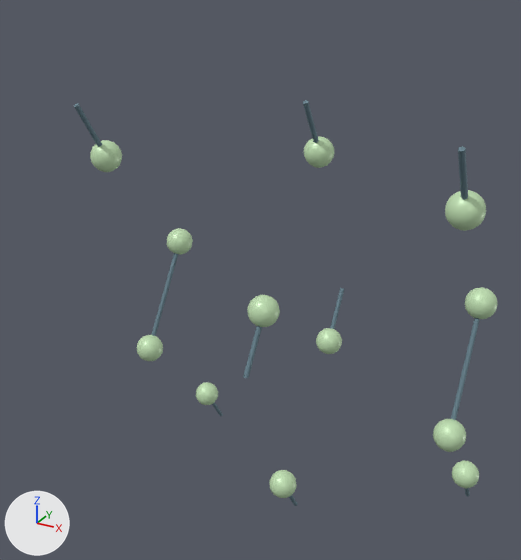
The glTF model ChemDex/assets/periodic-table/crystals/nguyen-to-i.glb, before and after one commit.
Camera for both pictures: a 50 mm lens placed at (6.06, -12.83, 7.35), pointed at (-0.96, -0.05, 0.96). The lights are fixed; the arrows at lower left show +X, +Y and +Z. The older version comes first.

Script lines for the objects in view, before the commit:
```python
ob_i___i___1_002 = bpy.data.objects.new('I · I · 1.002', me_mesh_0)
ob_i___i___1_002.parent = ob_iodine
ob_i___i___1_002.location = (3.635, -3.11, 1.132)
ob_mesh_1 = bpy.data.objects.new('Mesh_1', me_mesh_1)
ob_mesh_1.parent = ob_node_12
ob_mesh_1.location = (0.0, -0.358, 0.566)
ob_mesh_1.rotation_euler = (-2.578, 0.0, 0.0)  # degrees (-148, 0, 0)
ob_mesh_1.scale = (0.055, 0.055, 1.34)
ob_mesh_1_001 = bpy.data.objects.new('Mesh_1.001', me_mesh_1)
ob_mesh_1_001.parent = ob_node_12
ob_mesh_1_001.location = (0.0, -4.432, 9.227)
ob_mesh_1_001.rotation_euler = (-2.578, 0.0, 0.0)  # degrees (-148, 0, 0)
ob_mesh_1_001.scale = (0.055, 0.055, 1.34)
ob_mesh_1_002 = bpy.data.objects.new('Mesh_1.002', me_mesh_1)
ob_mesh_1_002.parent = ob_node_12
ob_mesh_1_002.location = (7.27, -0.358, 0.566)
ob_mesh_1_002.rotation_euler = (-2.578, 0.0, 0.0)  # degrees (-148, 0, 0)
ob_mesh_1_002.scale = (0.055, 0.055, 1.34)
ob_mesh_1_005 = bpy.data.objects.new('Mesh_1.005', me_mesh_1)
ob_mesh_1_005.parent = ob_node_12
ob_mesh_1_005.location = (3.635, -2.037, 9.227)
ob_mesh_1_005.rotation_euler = (-2.578, 0.0, 0.0)  # degrees (-148, 0, 0)
ob_mesh_1_005.scale = (0.055, 0.055, 1.34)
ob_mesh_1_006 = bpy.data.objects.new('Mesh_1.006', me_mesh_1)
ob_mesh_1_006.parent = ob_node_12
ob_mesh_1_006.location = (0.0, -2.395, 4.897)
ob_mesh_1_006.rotation_euler = (2.578, 0.0, 0.0)  # degrees (148, 0, 0)
ob_mesh_1_006.scale = (0.055, 0.055, 2.68)
ob_mesh_1_007 = bpy.data.objects.new('Mesh_1.007', me_mesh_1)
ob_mesh_1_007.parent = ob_node_12
ob_mesh_1_007.location = (7.27, -2.395, 4.897)
ob_mesh_1_007.rotation_euler = (2.578, 0.0, 0.0)  # degrees (148, 0, 0)
ob_mesh_1_007.scale = (0.055, 0.055, 2.68)
ob_mesh_1_008 = bpy.data.objects.new('Mesh_1.008', me_mesh_1)
ob_mesh_1_008.parent = ob_node_12
ob_mesh_1_008.location = (3.635, -0.358, 4.331)
ob_mesh_1_008.rotation_euler = (2.578, 0.0, 0.0)  # degrees (148, 0, 0)
ob_mesh_1_008.scale = (0.055, 0.055, 1.34)
ob_mesh_1_009 = bpy.data.objects.new('Mesh_1.009', me_mesh_1)
ob_mesh_1_009.parent = ob_node_12
ob_mesh_1_009.location = (3.635, -4.432, 5.463)
ob_mesh_1_009.rotation_euler = (2.578, 0.0, 0.0)  # degrees (148, 0, 0)
ob_mesh_1_009.scale = (0.055, 0.055, 1.34)
# also in view: 'I · I · 1.007' at (3.64, -0.72, -1.13); 'I · I · 1.004' at (3.64, 0.72, 1.13); 'I · I · 1.010' at (3.64, -1.68, 3.76); 'I · I · 1.011' at (0.0, 0.72, 3.76); 'I · I · 1.001' at (3.64, 1.68, -3.76)
```
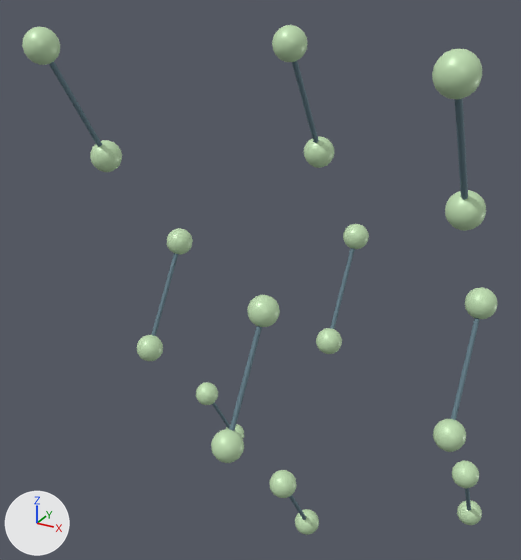
Changed parts and their boxes (x1, y1, x2, y2) in the pictures (521 x 560 px):
'I · I · 1.018', added (green): after (432, 48, 482, 99)
'I · I · 1.017', added (green): after (22, 27, 60, 65)
'Mesh_1.007', moved, turned: before (451, 318, 480, 420); after (49, 62, 102, 147)
'I · I · 1.019', added (green): after (272, 25, 308, 62)
'Mesh_1.008', moved, turned, rescaled: before (330, 288, 345, 329); after (455, 98, 468, 200)
'I · I · 1.015', added (green): after (211, 429, 244, 463)
'Mesh_1.005', moved, turned, rescaled: before (303, 100, 319, 143); after (229, 326, 262, 431)
'Mesh_1.009', moved, turned, rescaled: before (243, 326, 262, 379); after (292, 61, 319, 143)
'Mesh_1.006', moved: before (151, 253, 178, 336); after (330, 248, 355, 329)
'I · I · 1.016', added (green): after (343, 224, 369, 249)
'I · I · 1.014', added (green): after (295, 509, 319, 535)
'I · I · 1.013', added (green): after (457, 500, 482, 525)
'Mesh_1.001', moved, rescaled (mostly hidden afterwards): before (74, 103, 102, 147); after (465, 488, 471, 511)
'Mesh_1.002', rescaled: before (465, 488, 470, 497); after (289, 495, 306, 520)
'Mesh_1', rescaled: before (212, 402, 223, 417); after (212, 402, 230, 429)
'I · I · 1.012', added: after (226, 424, 244, 438)

What the commit changed:
Object 'Mesh_1' (ob_mesh_1) is rescaled from (0.055, 0.055, 1.34) to (0.055, 0.055, 2.68).
Object 'Mesh_1.001' (ob_mesh_1_001) moves from (0.0, -4.432, 9.227) to (7.27, 0.0, 0.0).
Object 'Mesh_1.001' (ob_mesh_1_001) is rescaled from (0.055, 0.055, 1.34) to (0.055, 0.055, 2.68).
Object 'Mesh_1.002' (ob_mesh_1_002) is rescaled from (0.055, 0.055, 1.34) to (0.055, 0.055, 2.68).
Object 'Mesh_1.005' (ob_mesh_1_005) moves from (3.635, -2.037, 9.227) to (3.635, -4.79, 4.897).
Object 'Mesh_1.005' (ob_mesh_1_005) turns from (-148, 0, 0) to (148, 0, 0) degrees about x, y and z.
Object 'Mesh_1.005' (ob_mesh_1_005) is rescaled from (0.055, 0.055, 1.34) to (0.055, 0.055, 2.68).
Object 'Mesh_1.006' (ob_mesh_1_006) moves from (0.0, -2.395, 4.897) to (3.635, 0.0, 4.897).
Object 'Mesh_1.007' (ob_mesh_1_007) moves from (7.27, -2.395, 4.897) to (0.0, -4.79, 9.793).
Object 'Mesh_1.007' (ob_mesh_1_007) turns from (148, 0, 0) to (32, 0, 0) degrees about x, y and z.
Object 'Mesh_1.008' (ob_mesh_1_008) moves from (3.635, -0.358, 4.331) to (7.27, -4.79, 9.793).
Object 'Mesh_1.008' (ob_mesh_1_008) turns from (148, 0, 0) to (32, 0, 0) degrees about x, y and z.
Object 'Mesh_1.008' (ob_mesh_1_008) is rescaled from (0.055, 0.055, 1.34) to (0.055, 0.055, 2.68).
Object 'Mesh_1.009' (ob_mesh_1_009) moves from (3.635, -4.432, 5.463) to (3.635, -2.395, 9.793).
Object 'Mesh_1.009' (ob_mesh_1_009) turns from (148, 0, 0) to (32, 0, 0) degrees about x, y and z.
Object 'Mesh_1.009' (ob_mesh_1_009) is rescaled from (0.055, 0.055, 1.34) to (0.055, 0.055, 2.68).
Object 'I · I · 1.019' (ob_i___i___1_019) is new; it shows me_mesh_0.
Its parent is ob_iodine.
Its location is (3.635, -3.11, 10.93).
Object 'I · I · 1.018' (ob_i___i___1_018) is new; it shows me_mesh_0.
Its parent is ob_iodine.
Its location is (7.27, -5.505, 10.93).
Object 'I · I · 1.017' (ob_i___i___1_017) is new; it shows me_mesh_0.
Its parent is ob_iodine.
Its location is (0.0, -5.505, 10.93).
Object 'I · I · 1.016' (ob_i___i___1_016) is new; it shows me_mesh_0.
Its parent is ob_iodine.
Its location is (3.635, 0.715, 6.029).
Object 'I · I · 1.015' (ob_i___i___1_015) is new; it shows me_mesh_0.
Its parent is ob_iodine.
Its location is (3.635, -5.505, 3.765).
Object 'I · I · 1.014' (ob_i___i___1_014) is new; it shows me_mesh_0.
Its parent is ob_iodine.
Its location is (3.635, -1.68, -1.132).
Object 'I · I · 1.013' (ob_i___i___1_013) is new; it shows me_mesh_0.
Its parent is ob_iodine.
Its location is (7.27, 0.715, -1.132).
Object 'I · I · 1.012' (ob_i___i___1_012) is new; it shows me_mesh_0.
Its parent is ob_iodine.
Its location is (0.0, 0.715, -1.132).
